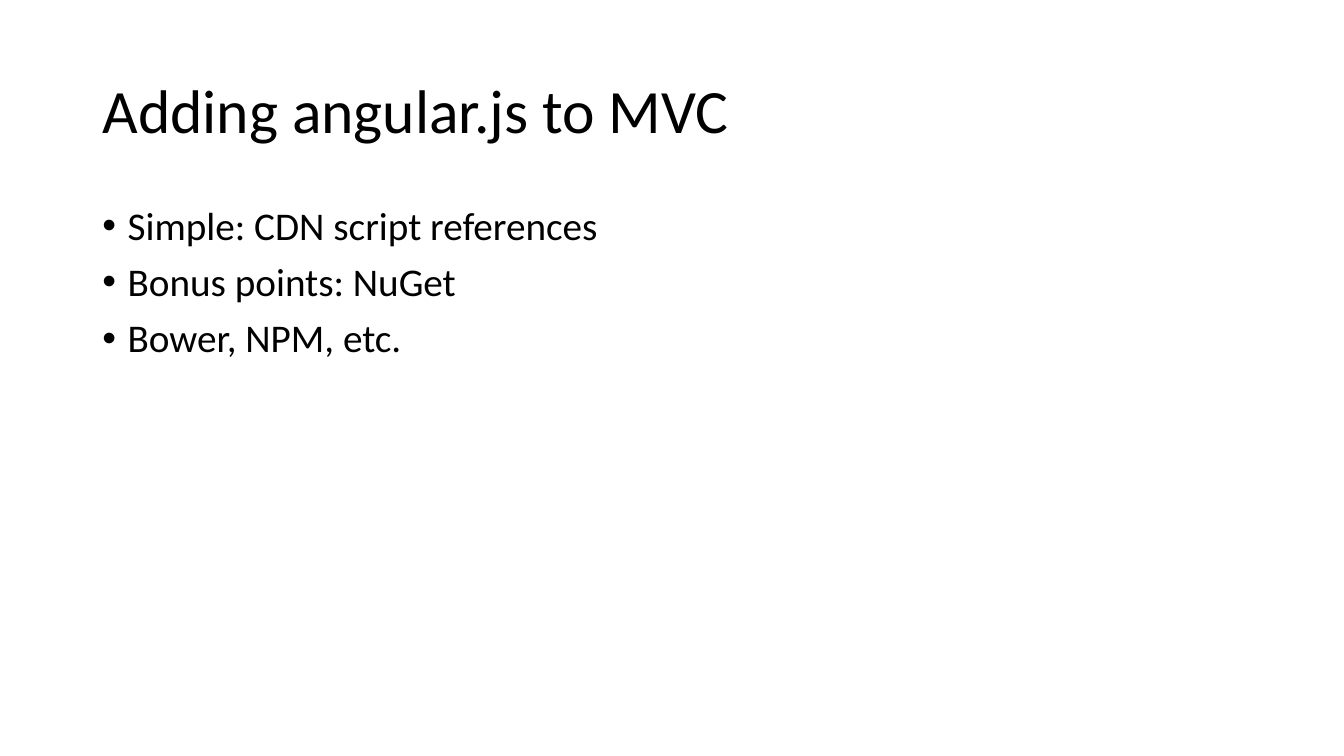
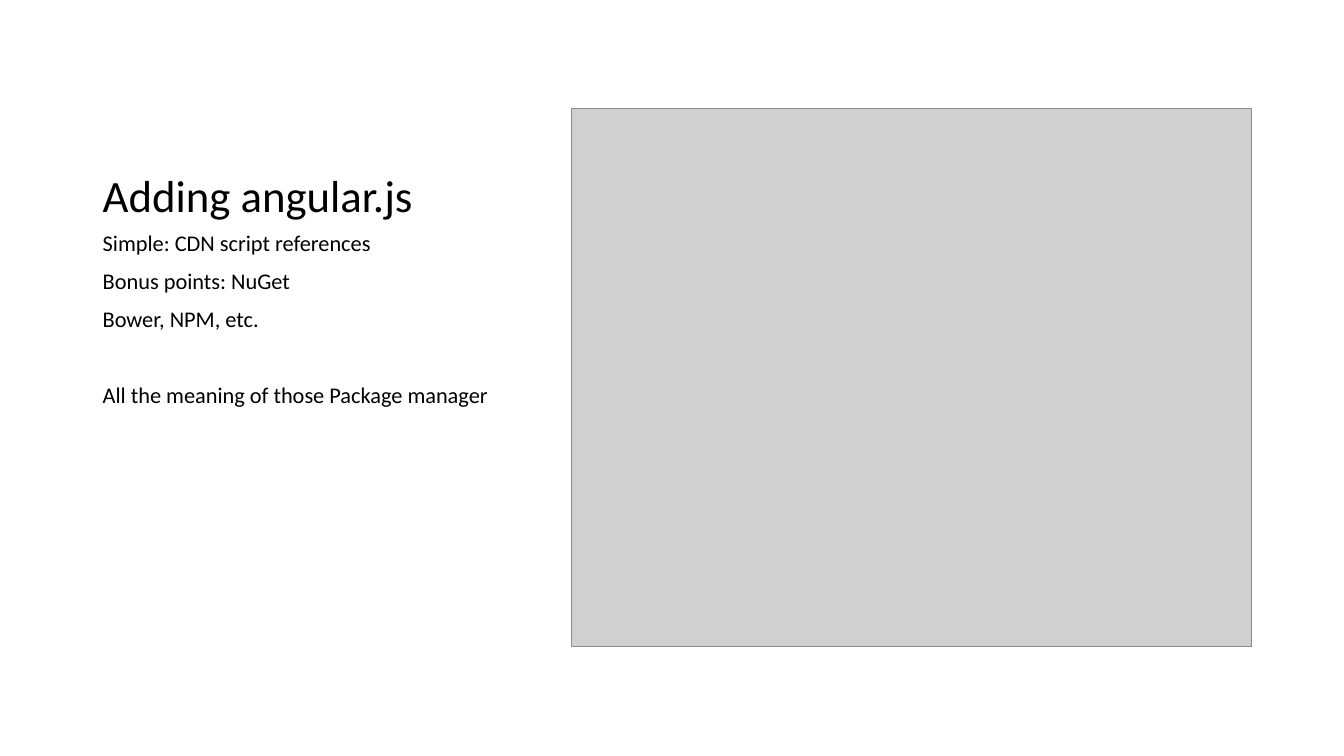
Before and after one commit to JuntaoWu/AngularSPA, a slide deck: slide 5 of AngularJS.pptx. Drawn at 1344x756 pixels with LibreOffice and Linux fonts; fonts in the diff are those of the drawing; grey boxes stand for pictures. Boxes give left, top, right and bottom in pixels: in the first picture for what was removed or moved away, otherwise in the second. Text is boxed around its words. In the diff, an @@ line names an element or a change of style, - is before the commit and + after.

Commit message:
ppt

```diff
--- a/AngularJS.pptx
+++ b/AngularJS.pptx
@@ title "Adding angular.js" at [103,181,413,220]: vertical alignment middle to bottom @@
@@ picture added at [572,109,1252,646] @@
@@ title at [103,181,413,220]: text changed; size 44 to 32 pt @@
-Adding angular.js to MVC
+Adding angular.js
@@ text "Simple: CDN script references": place and size @@
-text "Simple: CDN script references" at [128,212,597,357]
+text "Simple: CDN script references" at [103,235,488,407]
@@ text at [103,235,370,330]: size 28 to 16 pt in "Simple: CDN script references", "Bonus points: NuGet", "Bower, NPM, etc."; bullet • to none @@
@@ text at [103,387,488,407]: paragraph added @@
+All the meaning of those Package manager
```
Also in this commit, not shown: 3 slides added, 4 slides removed.
